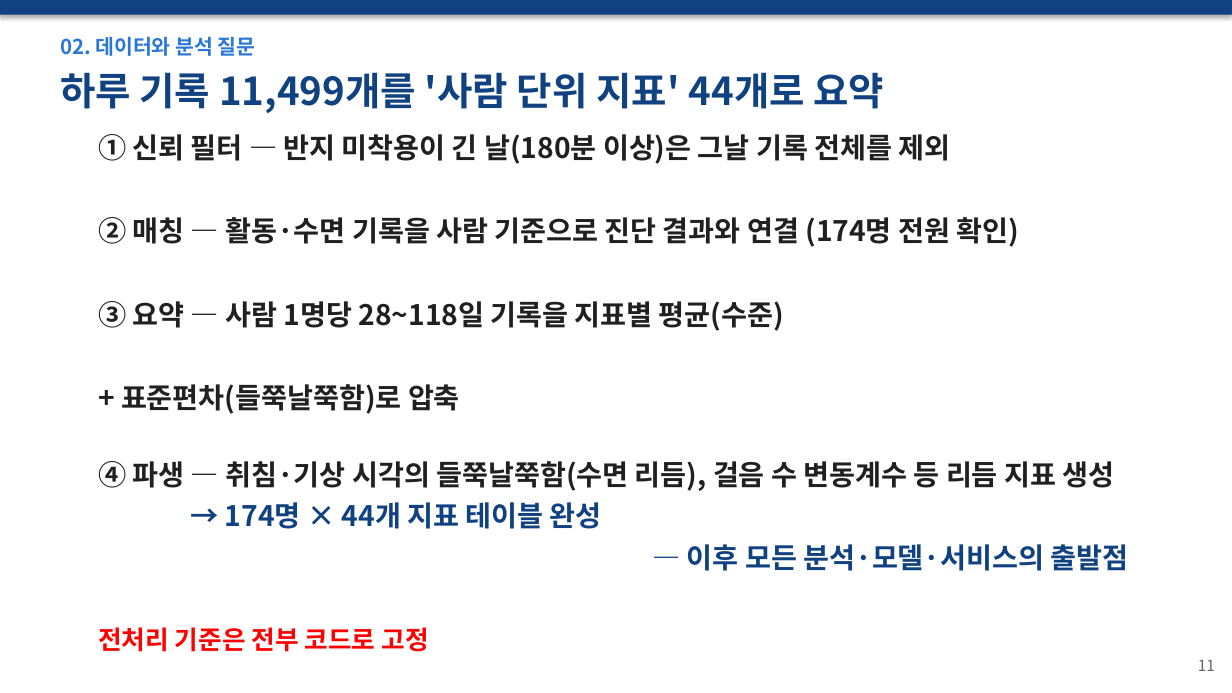
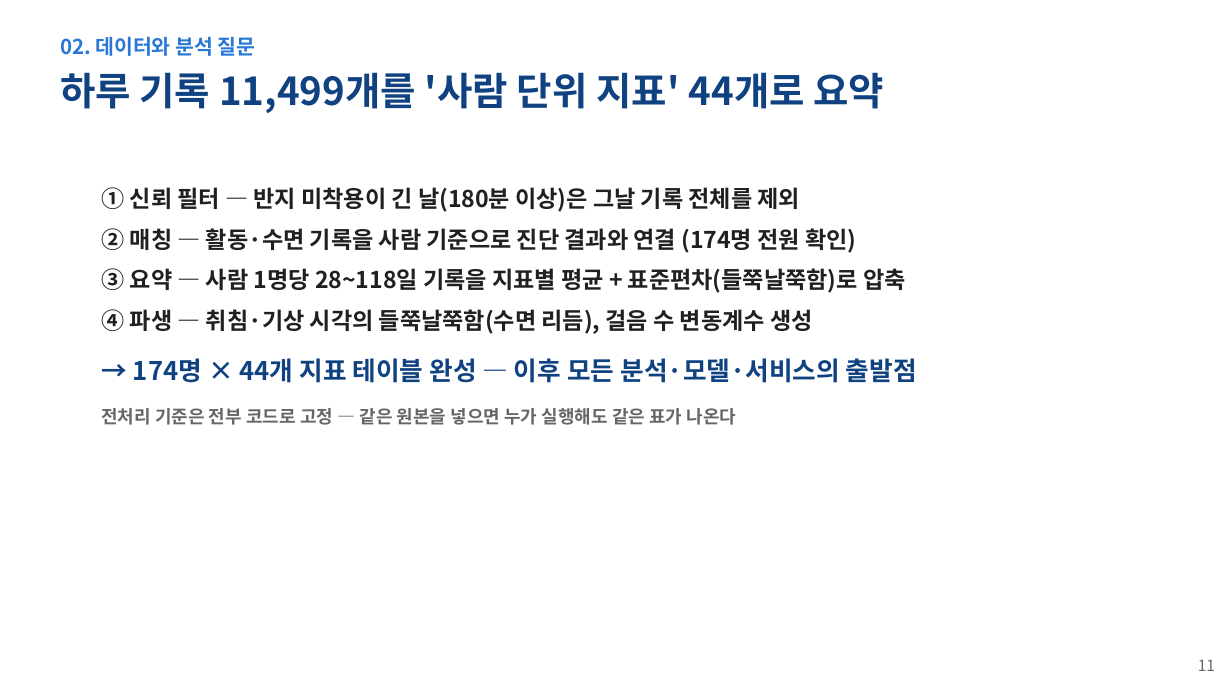
Before and after one commit to wpalswpa/dementia-screening, a slide deck: slide 11 of 발표자료_최종본_v6.pptx. Drawn at 1232x693 pixels with LibreOffice and Linux fonts; fonts in the diff are those of the drawing. Boxes give left, top, right and bottom in pixels: in the first picture for what was removed or moved away, otherwise in the second. Text is boxed around its words. In the diff, an @@ line names an element or a change of style, - is before the commit and + after.

Commit message:
발표자료: 전 슬라이드 검수 — 11페이지 전처리 재조립, 24페이지 흐름도 박스 줄바꿈 수정

```diff
--- a/발표자료_최종본_v6.pptx
+++ b/발표자료_최종본_v6.pptx
@@ rectangle removed at box(0, 0, 1232, 15) @@
@@ text "① 신뢰 필터 — 반지 ...": place and size @@
-text "① 신뢰 필터 — 반지 ..." at box(98, 134, 1129, 652)
+text "① 신뢰 필터 — 반지 ..." at box(101, 187, 917, 425)
@@ text at box(101, 187, 856, 253): size 22 to 18 pt in "① 신뢰 필터 — 반지 미착용이 긴 ...", "② 매칭 — 활동·수면 기록을 사람 기준으로 ..."; more space between paragraphs @@
@@ text at box(101, 268, 917, 425): text changed; size 22 to 18 pt @@
-③ 요약 — 사람 1명당 28~118일 기록을 지표별 평균(수준)
-+ 표준편차(들쭉날쭉함)로 압축
-④ 파생 — 취침·기상 시각의 들쭉날쭉함(수면 리듬), 걸음 수 변동계수 등 리듬 지표 생성
-→ 174명 × 44개 지표 테이블 완성
-— 이후 모든 분석·모델·서비스의 출발점
-전처리 기준은 전부 코드로 고정
+③ 요약 — 사람 1명당 28~118일 기록을 지표별 평균 + 표준편차(들쭉날쭉함)로 압축
+④ 파생 — 취침·기상 시각의 들쭉날쭉함(수면 리듬), 걸음 수 변동계수 생성
+→ 174명 × 44개 지표 테이블 완성 — 이후 모든 분석·모델·서비스의 출발점
+전처리 기준은 전부 코드로 고정 — 같은 원본을 넣으면 누가 실행해도 같은 표가 나온다
```
Also in this commit, not shown: 1 other slide changed.
